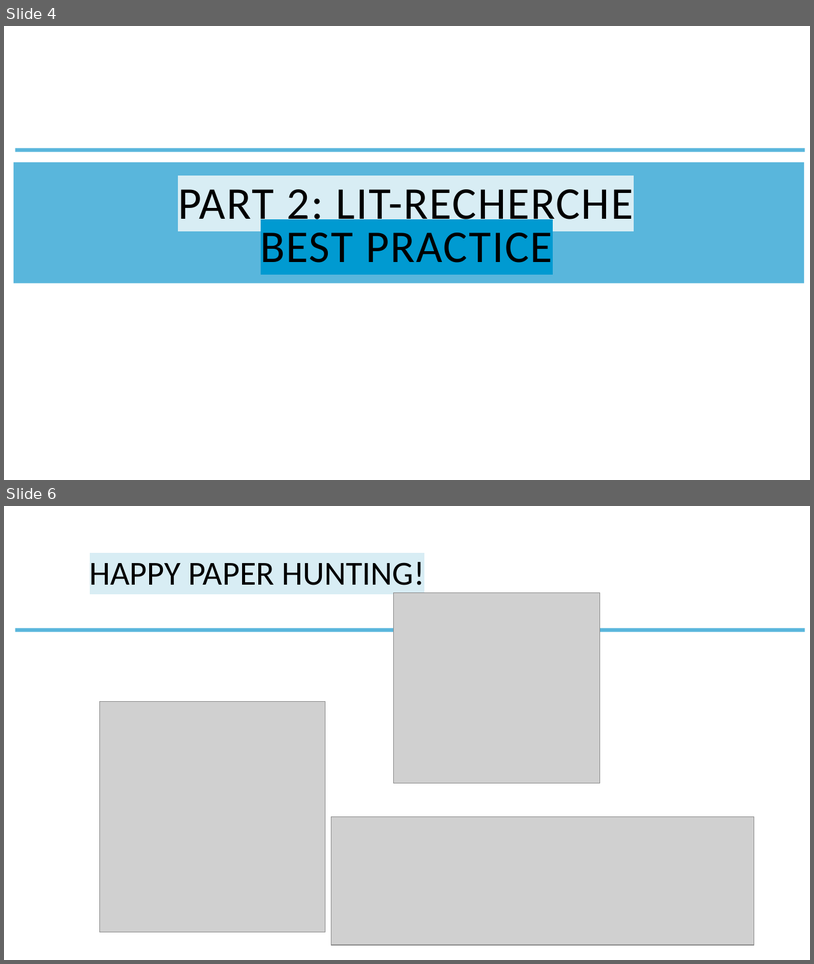
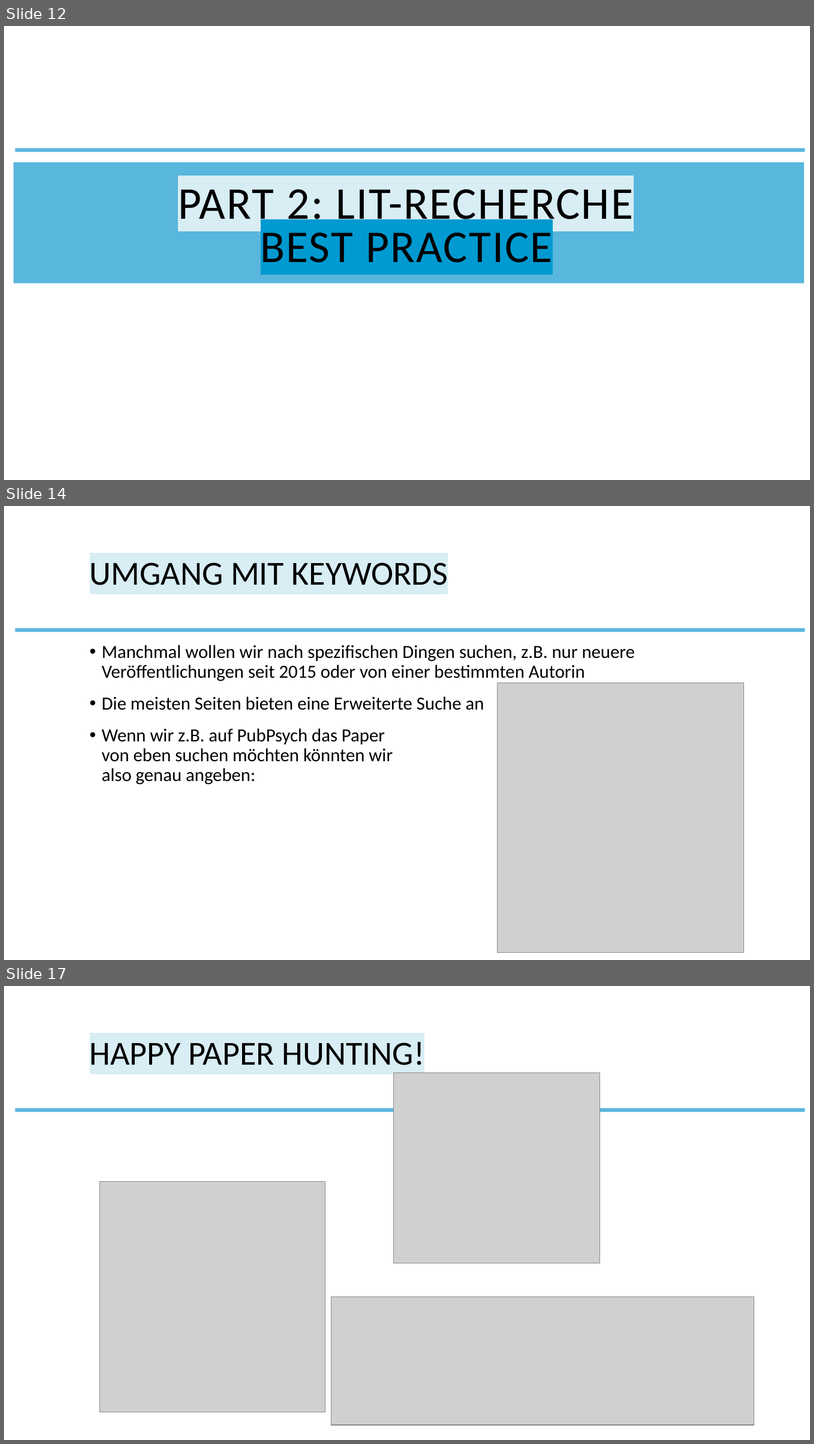
Before and after one commit to the-tave/stats-picker, a slide deck: How_to_Zotero.pptx. Shown one above the other, each under a label of ours: slides 4 and 6 before the commit, slides 12, 14 and 17 after it; the slides between them are not shown. The pictures are 814x964 and 814x1444 pixels, drawn with LibreOffice and Linux fonts; fonts in the diff are those of the drawing; grey boxes stand for pictures; background and template pictures are left out. Boxes give left, top, right and bottom in pixels: in the first picture for what was removed or moved away, otherwise in the second. Text is boxed around its words. In the diff, an @@ line names an element or a change of style, - is before the commit and + after.

```diff
--- a/How_to_Zotero.pptx
+++ b/How_to_Zotero.pptx
@@ slide 14 added at [4,506,810,960], background #FFFFFF; not listed: 1 template element that a slide beside it also shows @@
@@ title added at [90,562,448,585], 40 pt, text #000000 @@
+UMGANG MIT KEYWORDS
@@ text added at [102,645,635,784], 22 pt, text #000000 @@
+• Manchmal wollen wir nach spezifischen Dingen suchen, z.B. nur neuere Veröffentlichungen seit 2015 oder von einer bestimmten Autorin
+• Die meisten Seiten bieten eine Erweiterte Suche an
+• Wenn wir z.B. auf PubPsych das Paper
+  von eben suchen möchten könnten wir
+  also genau angeben:
@@ picture added at [498,682,744,952] @@
@@ what was slide 4 is now slide 12 @@
@@ what was slide 6 is now slide 17 @@
```
Also in this commit, not shown: 11 other slides added, 1 slide removed, 15 other files.
